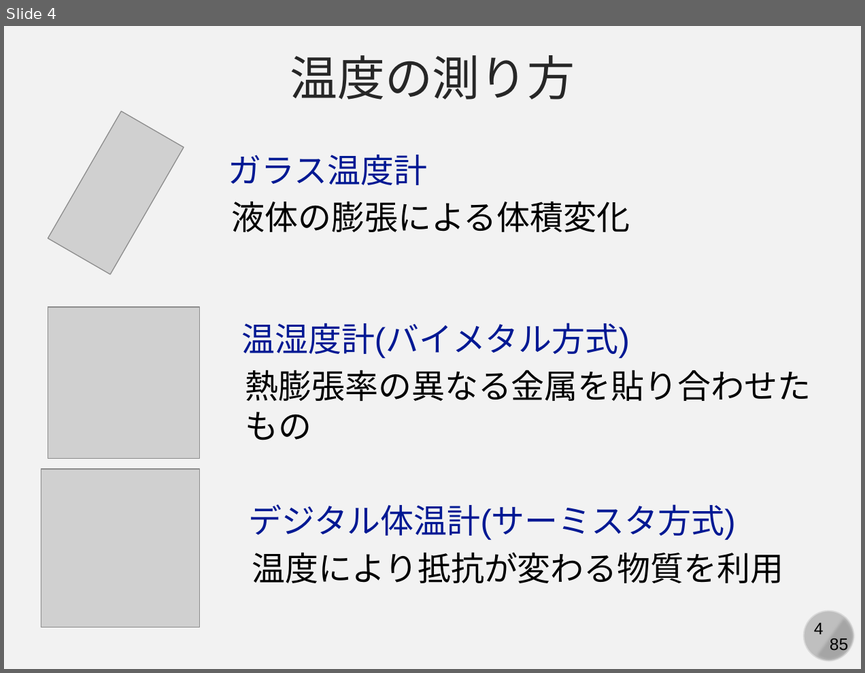
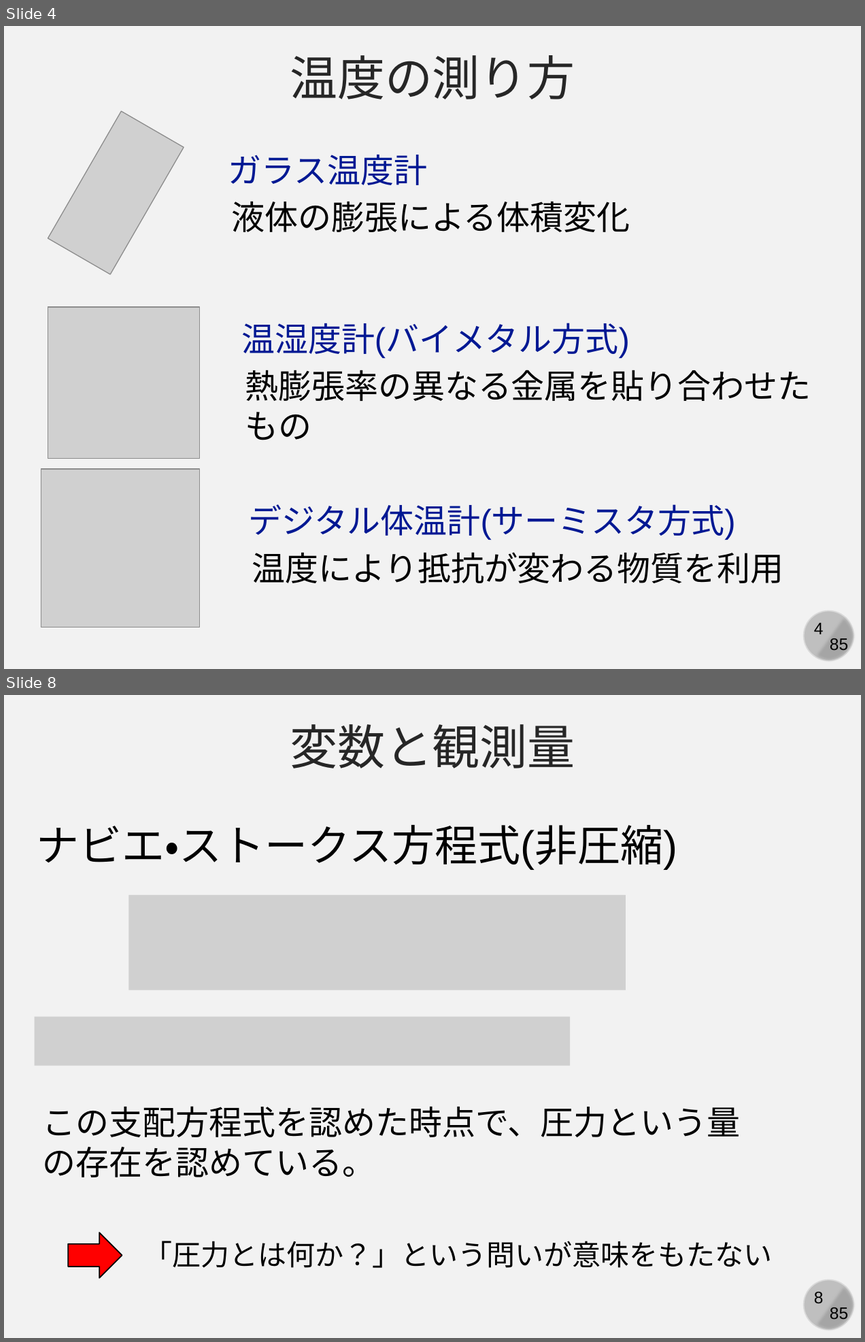
Before and after one commit to kaityo256/simulation_engineering, a slide deck: 06_md_observable/simulation06.pptx. Shown one above the other, each under a label of ours: slide 4 before the commit, slides 4 and 8 after it; the slides between them are not shown. The pictures are 865x673 and 865x1342 pixels, drawn with LibreOffice and Linux fonts; fonts in the diff are those of the drawing; grey boxes stand for pictures. Boxes give left, top, right and bottom in pixels: in the first picture for what was removed or moved away, otherwise in the second. Text is boxed around its words. In the diff, an @@ line names an element or a change of style, - is before the commit and + after.

```diff
--- a/06_md_observable/simulation06.pptx
+++ b/06_md_observable/simulation06.pptx
@@ slide 8 added at (4, 695, 861, 1338), background #F2F2F2; not listed: 4 template elements that a slide beside it also shows @@
@@ text added at (290, 724, 575, 768), 40 pt, text #262626 @@
+変数と観測量
@@ text added at (36, 825, 678, 870), 36 pt, text #000000 @@
+ナビエ・ストークス方程式(非圧縮)
@@ picture added at (129, 895, 626, 989) @@
@@ picture added at (34, 1016, 570, 1065) @@
@@ text added at (43, 1106, 740, 1177), 28 pt, text #000000 @@
+この支配方程式を認めた時点で、圧力という量の存在を認めている。
@@ right arrow added at (68, 1232, 122, 1278), fill #FF0000, outline #000000 1 pt @@
@@ text added at (144, 1240, 772, 1268), 24 pt, text #000000 @@
+「圧力とは何か？」という問いが意味をもたない
```
Also in this commit, not shown: 2 slides changed, 8 other slides added.
